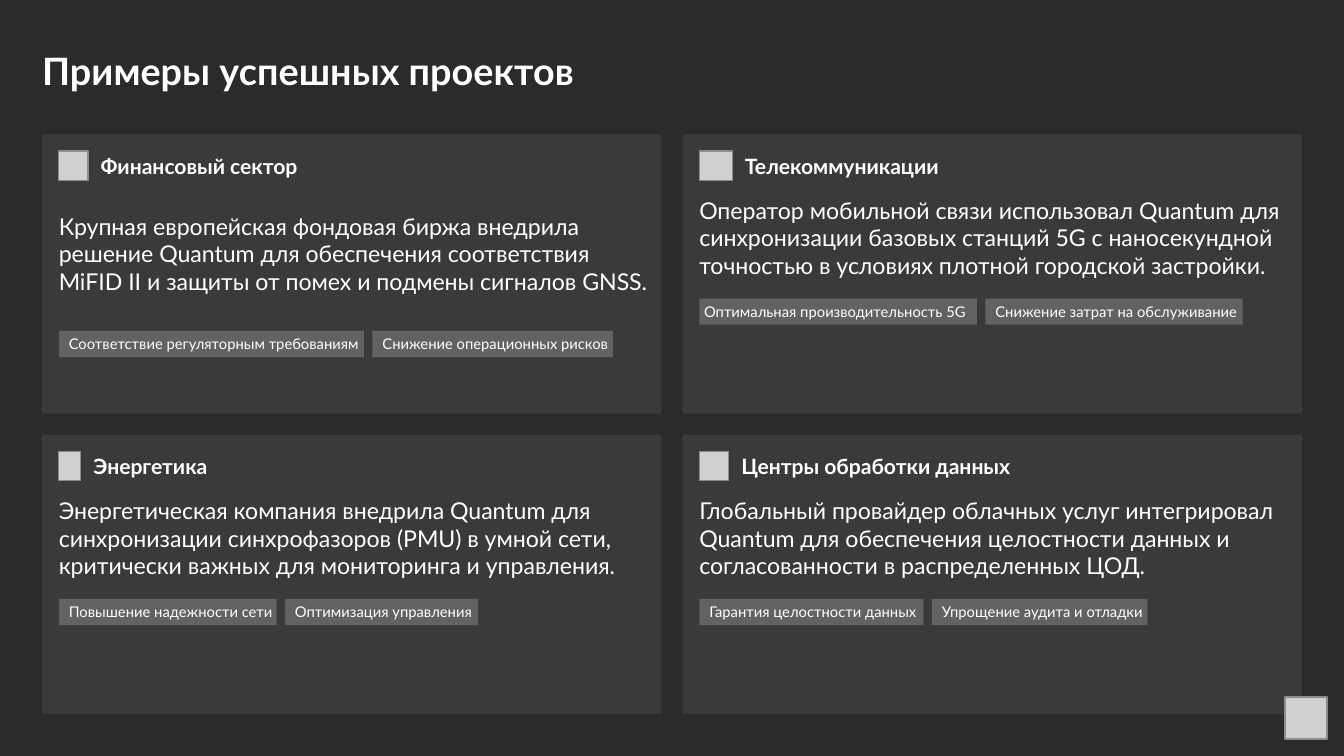
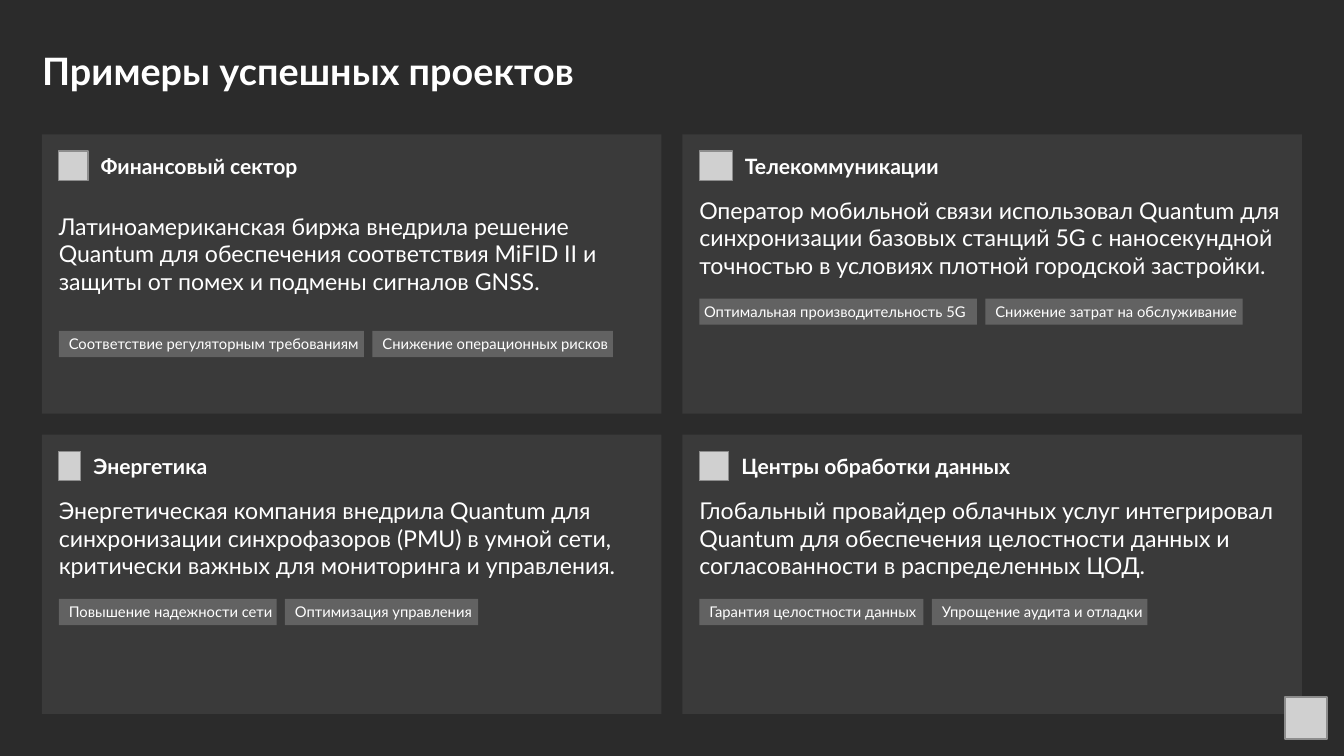
Before and after one commit to SiwaNetwork/QUANTUM, a slide deck: slide 4 of ДОКУМЕНТЫ/МАТЕРИАЛ СТАТЬИ/SHIWA_NETWORK_Quantum_Стратегическое_преимущество_в_обеспечении_надежной_синхронизации_времени_для_бизнеса.pptx. Drawn at 1344x756 pixels with LibreOffice and Linux fonts; fonts in the diff are those of the drawing; grey boxes stand for pictures; background and template pictures are left out; a plain dark background stands for a picture behind light text. Boxes give left, top, right and bottom in pixels: in the first picture for what was removed or moved away, otherwise in the second. Text is boxed around its words. In the diff, an @@ line names an element or a change of style, - is before the commit and + after.

```diff
--- a/ДОКУМЕНТЫ/МАТЕРИАЛ СТАТЬИ/SHIWA_NETWORK_Quantum_Стратегическое_преимущество_в_обеспечении_надежной_синхронизации_времени_для_бизнеса.pptx
+++ b/ДОКУМЕНТЫ/МАТЕРИАЛ СТАТЬИ/SHIWA_NETWORK_Quantum_Стратегическое_преимущество_в_обеспечении_надежной_синхронизации_времени_для_бизнеса.pptx
@@ text at [59, 218, 596, 294]: text changed @@
-Крупная европейская фондовая биржа внедрила решение Quantum для обеспечения соответствия MiFID II и защиты от помех и подмены сигналов GNSS.
+Латиноамериканская биржа внедрила решение Quantum для обеспечения соответствия MiFID II и защиты от помех и подмены сигналов GNSS.
```
Also in this commit, not shown: 1 other slide changed.
